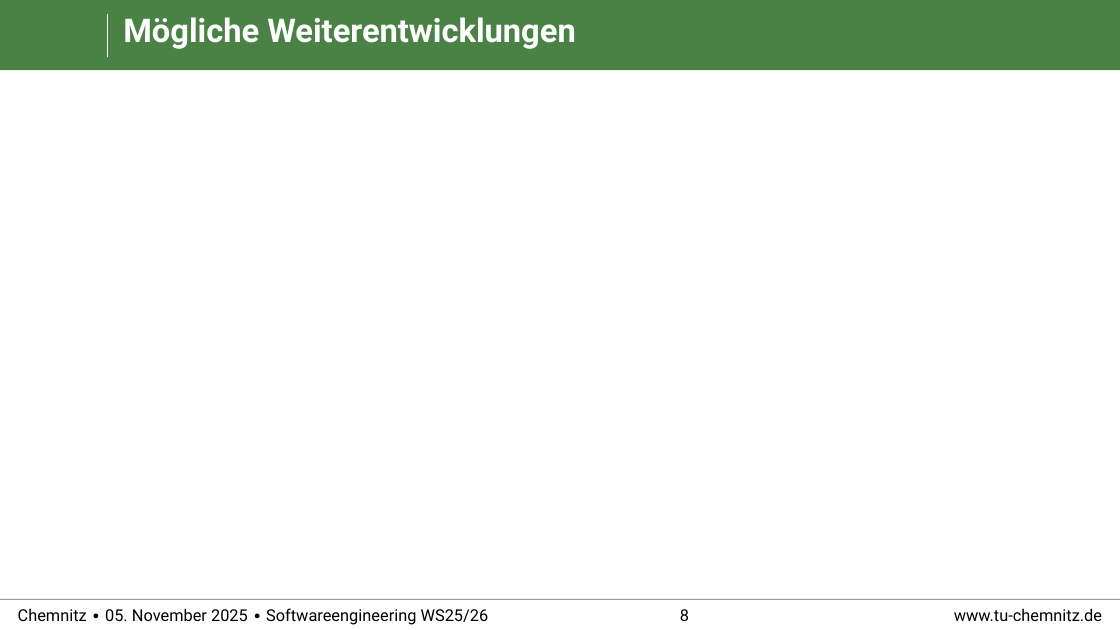
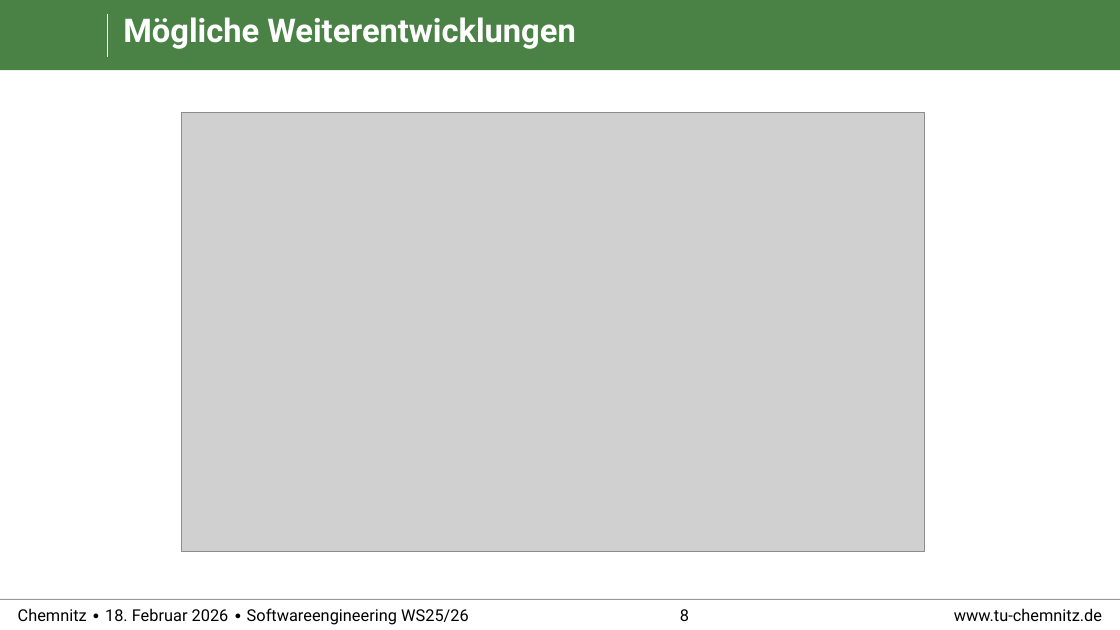
Before and after one commit to RealBiggerBo/Softwaretechnik, a slide deck: slide 8 of Abschlusspräsentation/Abschlusspräsentation.pptx. Drawn at 1120x630 pixels with LibreOffice and Linux fonts; fonts in the diff are those of the drawing; grey boxes stand for pictures; background and template pictures are left out. Boxes give left, top, right and bottom in pixels: in the first picture for what was removed or moved away, otherwise in the second. Text is boxed around its words. In the diff, an @@ line names an element or a change of style, - is before the commit and + after.

```diff
--- a/Abschlusspräsentation/Abschlusspräsentation.pptx
+++ b/Abschlusspräsentation/Abschlusspräsentation.pptx
@@ picture added at box(181, 113, 924, 552) @@
@@ text at box(18, 608, 469, 625): text changed @@
-Chemnitz ∙ 05. November 2025 ∙ Softwareengineering WS25/26
+Chemnitz ∙ 18. Februar 2026 ∙ Softwareengineering WS25/26
```
Also in this commit, not shown: 8 other slides changed.
